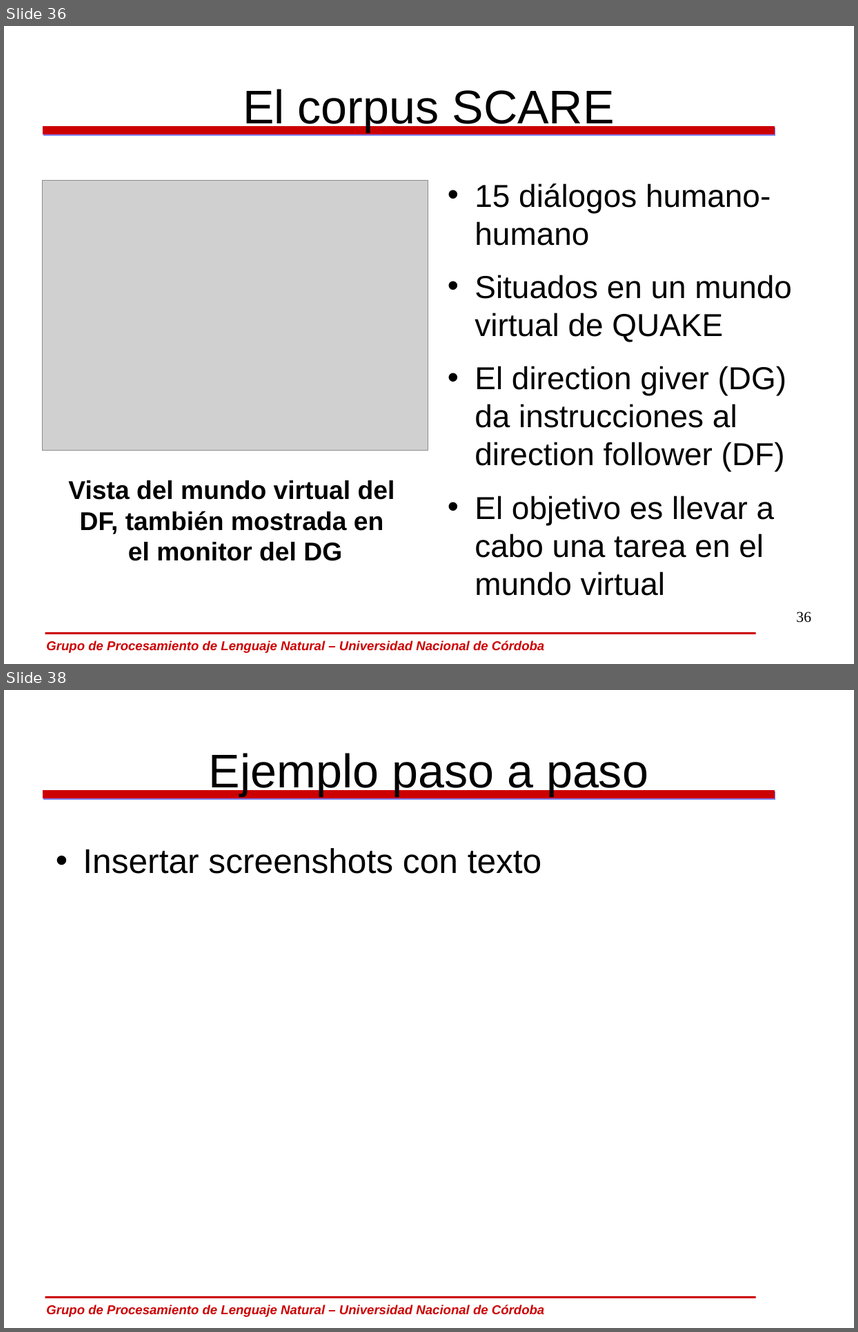
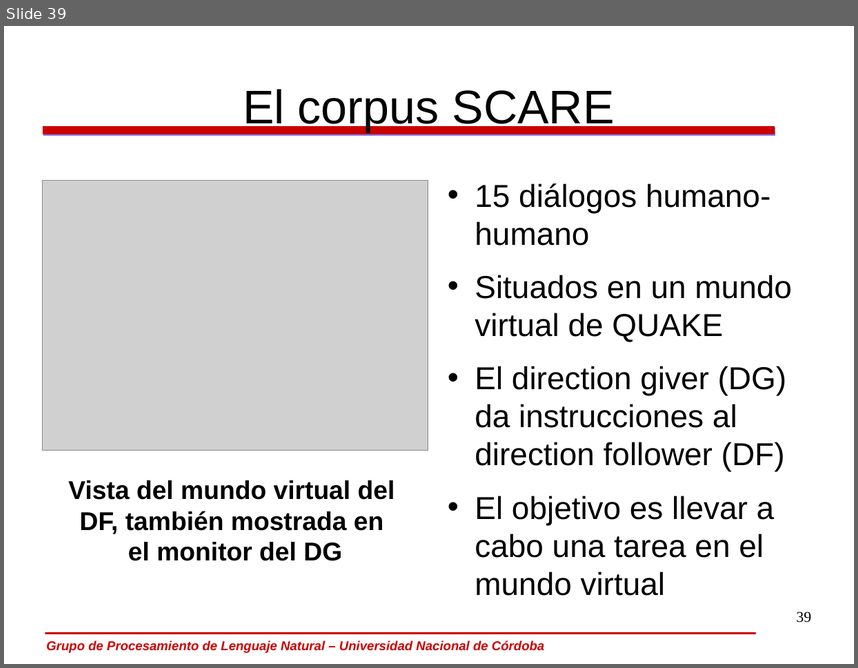
Before and after one commit to carlosareces/elic10, a slide deck: slides/dia5.odp. Shown one above the other, each under a label of ours: slides 36 and 38 before the commit, slide 39 after it; the slides between them are not shown. The pictures are 858x1332 and 858x668 pixels, drawn with LibreOffice and Linux fonts; fonts in the diff are those of the drawing; grey boxes stand for pictures; background and template pictures are left out. Boxes give left, top, right and bottom in pixels: in the first picture for what was removed or moved away, otherwise in the second. Text is boxed around its words. In the diff, an @@ line names an element or a change of style, - is before the commit and + after.

```diff
--- a/slides/dia5.odp
+++ b/slides/dia5.odp
@@ slide 38 removed at box(4, 690, 854, 1328), background #FFFFFF; not listed: 3 template elements that a slide beside it also shows @@
@@ title removed at box(209, 753, 648, 796) @@
-Ejemplo paso a paso
@@ text removed at box(83, 848, 542, 874) @@
-• Insertar screenshots con texto
@@ what was slide 36 is now slide 39 @@
@@ page number at box(796, 611, 811, 622): text changed @@
-36
+39
```
Also in this commit, not shown: 3 slides changed, 8 slides added, 1 other slide removed.
